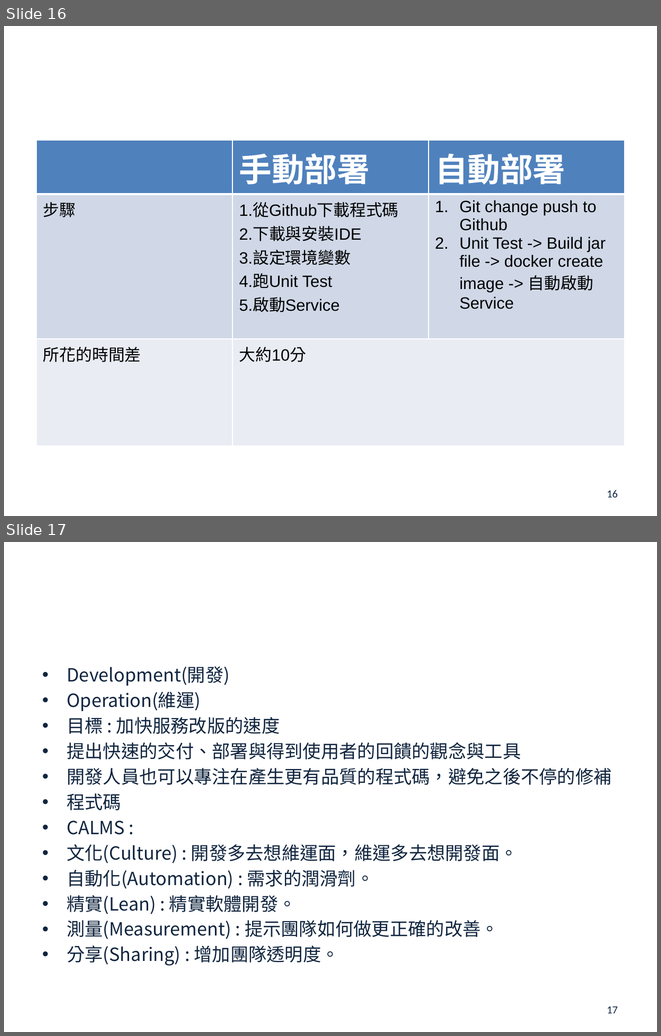
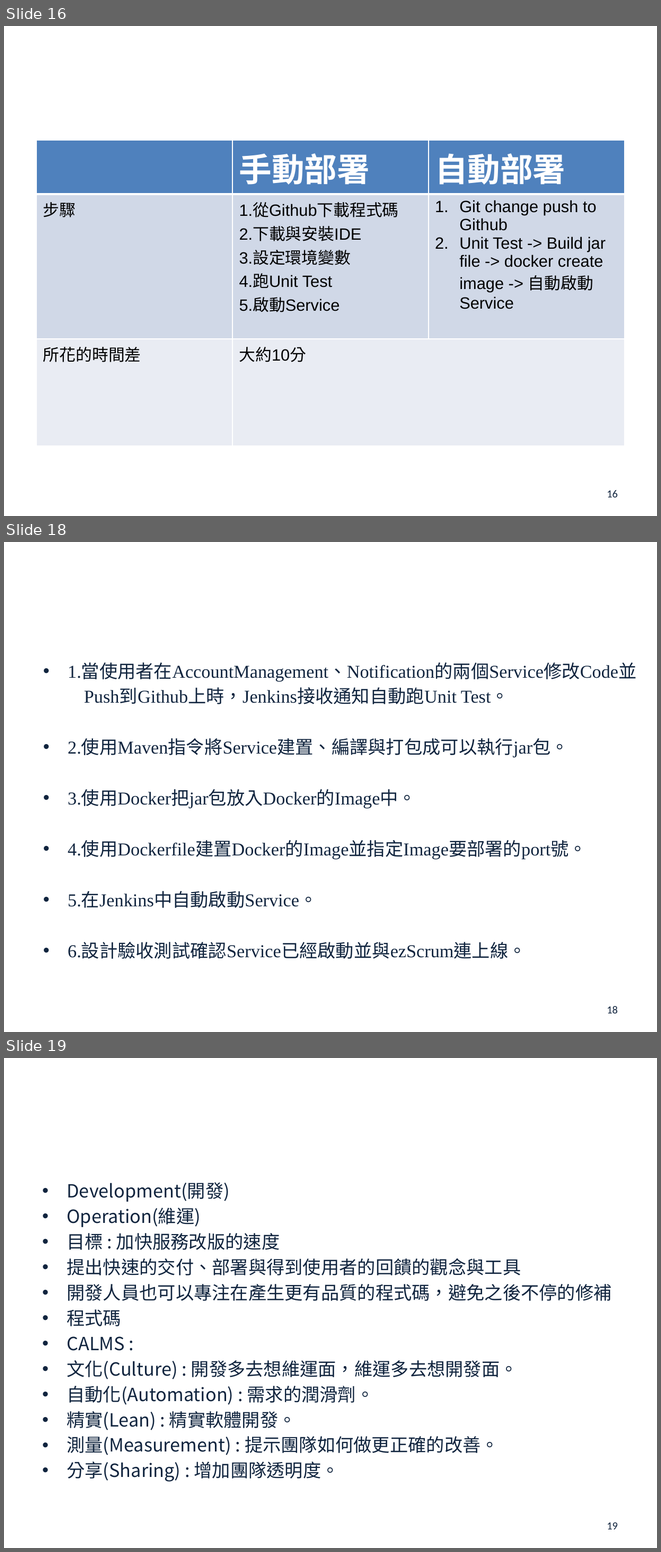
Before and after one commit to john78530/thesis, a slide deck: Oral.pptx. Shown one above the other, each under a label of ours: slides 16 and 17 before the commit, slides 16, 18 and 19 after it; the slides between them are not shown. The pictures are 661x1036 and 661x1552 pixels, drawn with LibreOffice and Linux fonts; fonts in the diff are those of the drawing; background and template pictures are left out. Boxes give left, top, right and bottom in pixels: in the first picture for what was removed or moved away, otherwise in the second. Text is boxed around its words. In the diff, an @@ line names an element or a change of style, - is before the commit and + after.

```diff
--- a/Oral.pptx
+++ b/Oral.pptx
@@ slide 18 added at <box>4,542,657,1032</box>, background picture (left out) @@
@@ title added at <box>37,562,624,643</box>, 44 pt, text #FFFFFF @@
+我的做法
@@ text added at <box>68,663,636,959</box>, 20 pt, text #0F243E @@
+• 1.當使用者在AccountManagement、Notification的兩個Service修改Code並
+Push到Github上時，Jenkins接收通知自動跑Unit Test。
+• 2.使用Maven指令將Service建置、編譯與打包成可以執行jar包。
+• 3.使用Docker把jar包放入Docker的Image中。
+• 4.使用Dockerfile建置Docker的Image並指定Image要部署的port號。
+• 5.在Jenkins中自動啟動Service。
+• 6.設計驗收測試確認Service已經啟動並與ezScrum連上線。
@@ page number added at <box>607,1006,618,1013</box>, 12 pt, text #0F243E @@
+18
@@ what was slide 17 is now slide 19 @@
@@ page number at <box>607,1522,618,1529</box>: text changed @@
-17
+19
```
Also in this commit, not shown: 1 other slide added.
